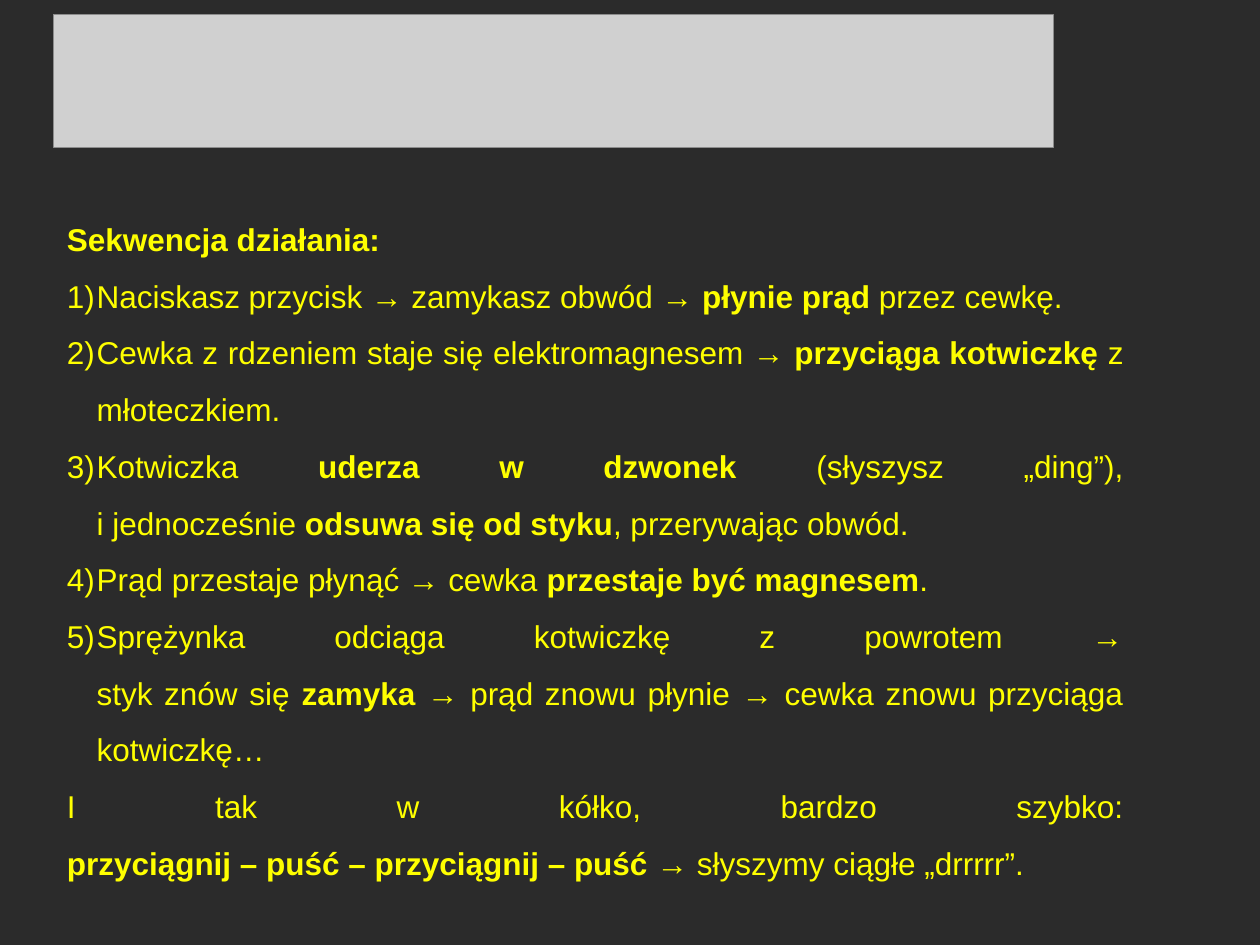
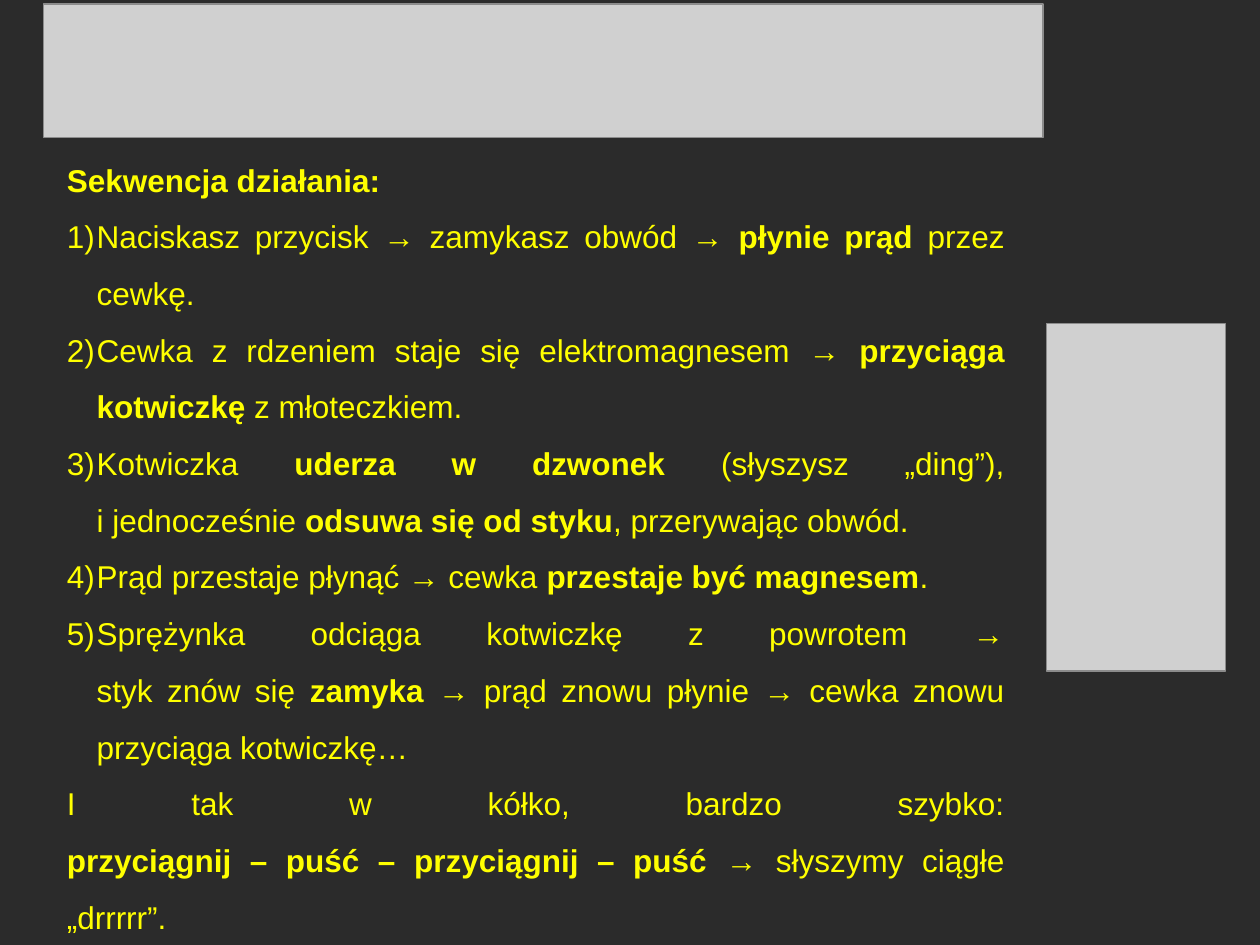
Before and after one commit to MichalMus/Fizyka-w-szkole, a slide deck: slide 10 of Magnetyzm i elektromagnetyzm/3.ELEKTROMAGNES I MAGNETYCZNE WŁAŚCIWOŚCI SUBSTANCJI.ppt (slide 11 before the commit). Drawn at 1260x945 pixels with LibreOffice and Linux fonts; fonts in the diff are those of the drawing; grey boxes stand for pictures; background and template pictures are left out; a plain dark background stands for a picture behind light text. Boxes give left, top, right and bottom in pixels: in the first picture for what was removed or moved away, otherwise in the second. Text is boxed around its words. In the diff, an @@ line names an element or a change of style, - is before the commit and + after.

```diff
--- a/Magnetyzm i elektromagnetyzm/3.ELEKTROMAGNES I MAGNETYCZNE WŁAŚCIWOŚCI SUBSTANCJI.ppt
+++ b/Magnetyzm i elektromagnetyzm/3.ELEKTROMAGNES I MAGNETYCZNE WŁAŚCIWOŚCI SUBSTANCJI.ppt
@@ picture: place and size @@
-picture at (54,14,1053,147)
+picture at (44,4,1043,137)
@@ text "Sekwencja działania:" rewrapped from (67,228,1124,881) to (67,169,1005,933) @@
@@ picture added at (1047,324,1226,672) @@
```
Also in this commit, not shown: 7 other slides changed, 2 slides added, 7 slides removed, 4 other files.
